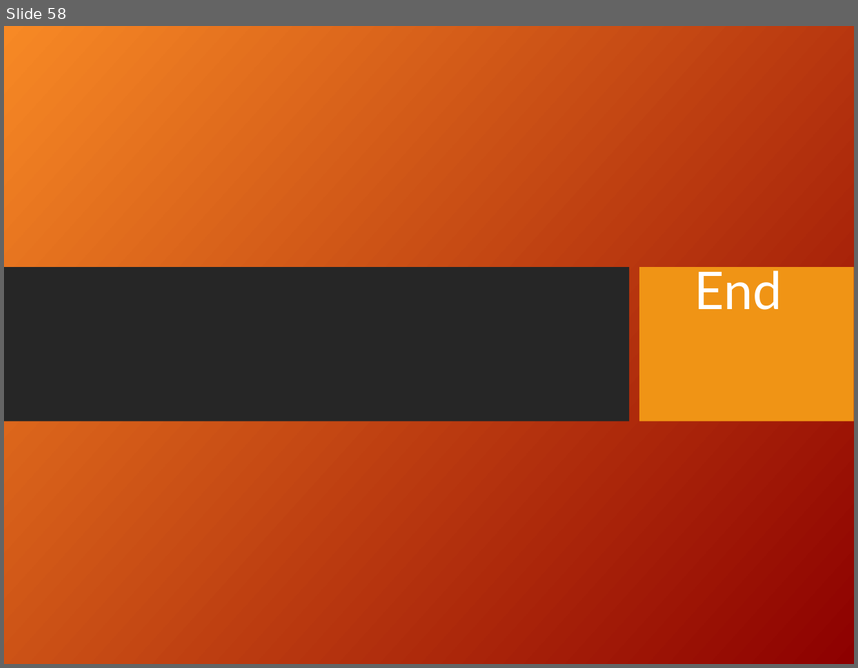
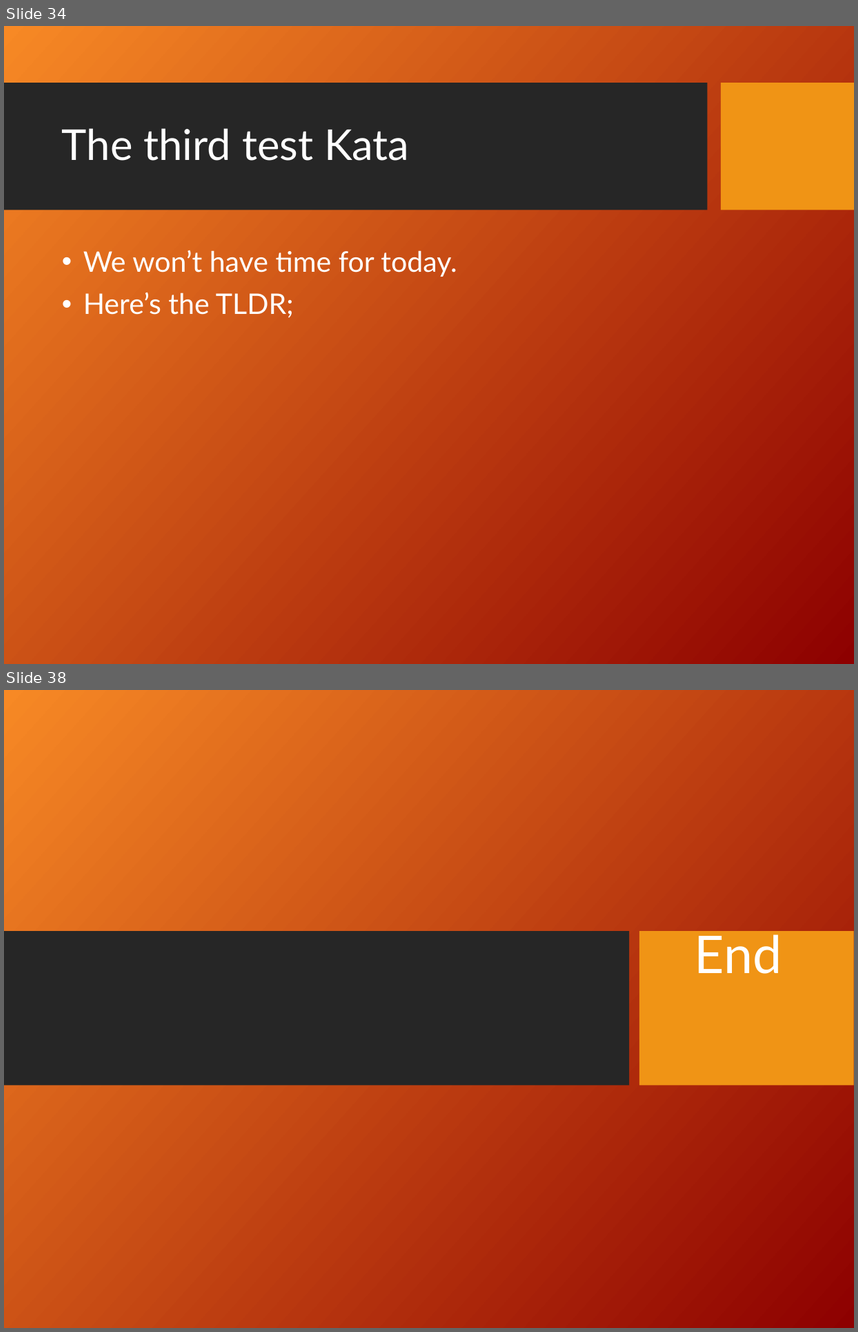
Before and after one commit to dkneuma/BowlingGame, a slide deck: Documentation/Bowling Game Kata.ppt. Shown one above the other, each under a label of ours: slide 58 before the commit, slides 34 and 38 after it; the slides between them are not shown. The pictures are 858x668 and 858x1332 pixels, drawn with LibreOffice and Linux fonts; fonts in the diff are those of the drawing; background and template pictures are left out. Boxes give left, top, right and bottom in pixels: in the first picture for what was removed or moved away, otherwise in the second. Text is boxed around its words. In the diff, an @@ line names an element or a change of style, - is before the commit and + after.

Commit message:
Finished Second Kata

```diff
--- a/Documentation/Bowling Game Kata.ppt
+++ b/Documentation/Bowling Game Kata.ppt
@@ slide 34 added at [4,26,854,664], background picture (left out) @@
@@ rectangle added at [4,83,707,210], fill #262626 @@
@@ rectangle added at [721,83,854,210], fill #F09415 @@
@@ title added at [62,128,410,161], 36 pt, text #FFFFFF @@
+The third test Kata
@@ text added at [83,250,457,317], 24 pt, text #FFFFFF @@
+• We won’t have time for today.
+• Here’s the TLDR;
@@ what was slide 58 is now slide 38 @@
```
Also in this commit, not shown: 14 slides changed, 3 other slides added, 24 slides removed, 7 other files.
